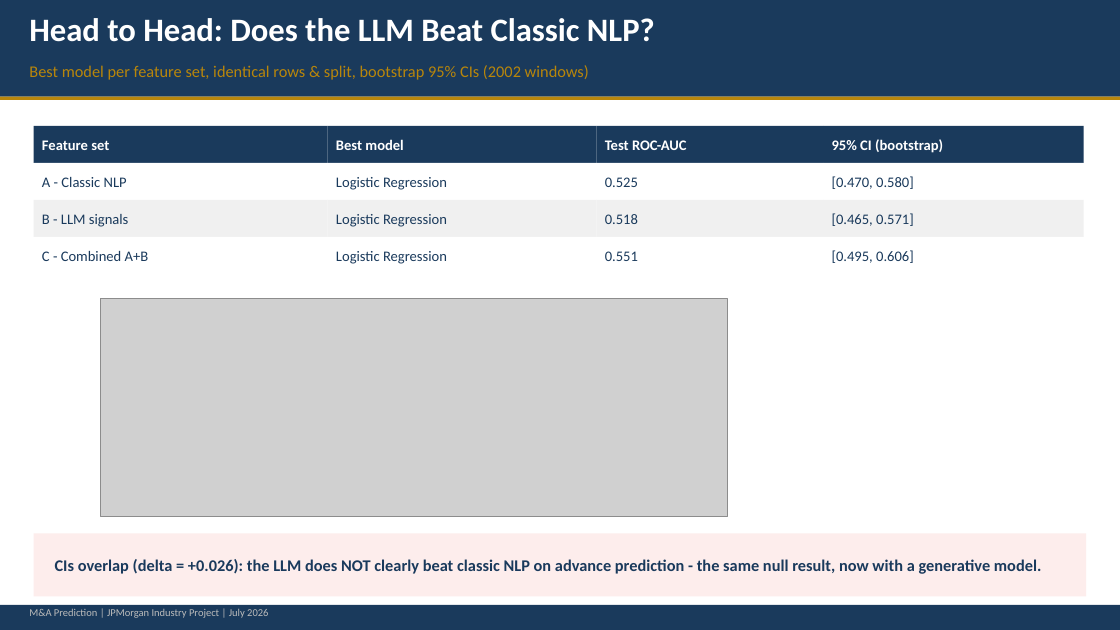
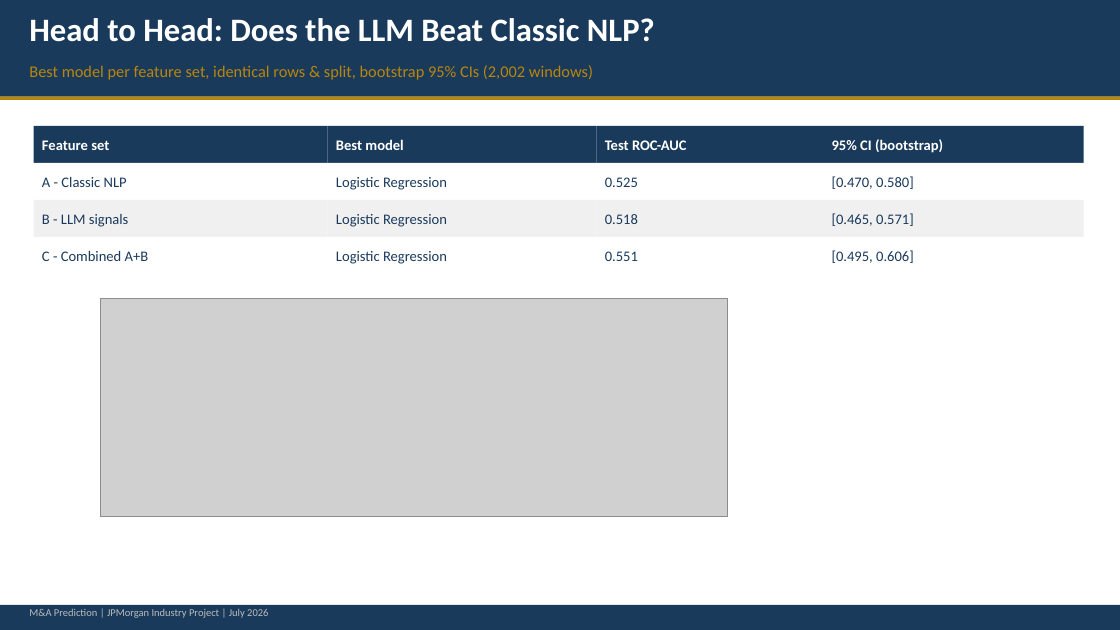
Before and after one commit to cindyfu0312/ucb-jpm-MA-prediction, a slide deck: slide 8 of reports/week7_ma_prediction_nlp_vs_llm_presentation.pptx (slide 6 before the commit). Drawn at 1120x630 pixels with LibreOffice and Linux fonts; fonts in the diff are those of the drawing; grey boxes stand for pictures. Boxes give left, top, right and bottom in pixels: in the first picture for what was removed or moved away, otherwise in the second. Text is boxed around its words. In the diff, an @@ line names an element or a change of style, - is before the commit and + after.

Commit message:
Week 7 deck: reframe as a small clean edge, add cited-sources and methodology slides
- Reframe the verdict from a flat null to "a small but consistent edge above
  chance" (combined 0.55 beats either pipeline alone), while keeping the honest
  "not yet significant, 95% CIs include 0.50" caveat wherever a claim is made.
- Remove the coloured callout banners from the bottom of every slide.
- Label the sample as "2,002 windows (pre/baseline) from 1,156 events" so the
  count cannot be misread as a year.
- New slide "Every LLM Score Cites Its Source": each signal must quote the exact
  headline behind it; 22/22 citations verified verbatim against the source text
  (curated examples in outputs/week7/cited_examples.json).
- Port the week-6 "Feature Dictionary" and "The Exact Call" methodology slides.
  Deck is now 13 slides.

```diff
--- a/reports/week7_ma_prediction_nlp_vs_llm_presentation.pptx
+++ b/reports/week7_ma_prediction_nlp_vs_llm_presentation.pptx
@@ text at [29, 65, 593, 80]: text changed @@
-Best model per feature set, identical rows & split, bootstrap 95% CIs (2002 windows)
+Best model per feature set, identical rows & split, bootstrap 95% CIs (2,002 windows)
@@ rectangle removed at [34, 534, 1086, 597] @@
@@ text removed at [55, 559, 1042, 574] @@
-CIs overlap (delta = +0.026): the LLM does NOT clearly beat classic NLP on advance prediction - the same null result, now with a generative model.
```
Also in this commit, not shown: 7 other slides changed, 3 slides added, 2 other files.
